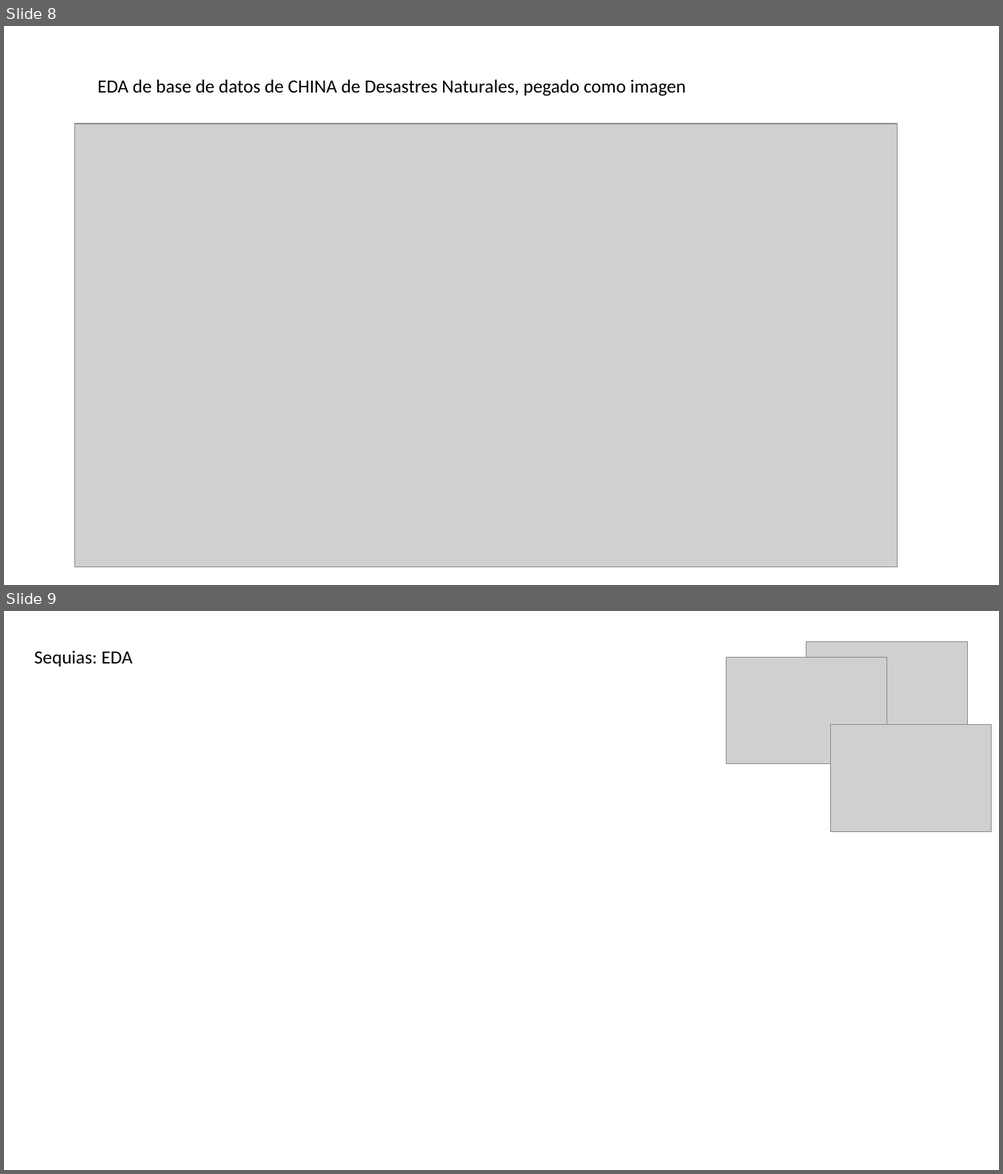
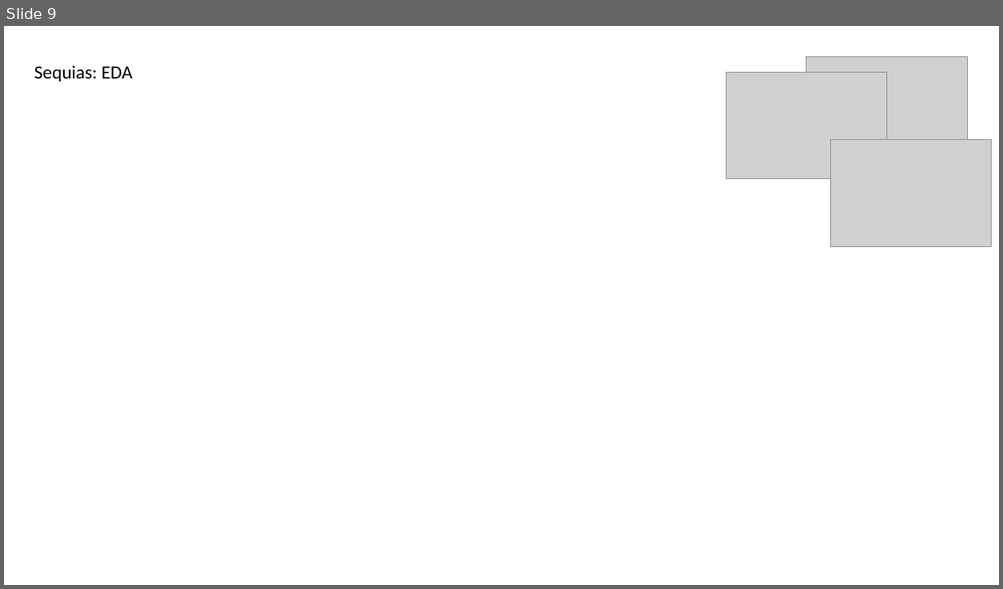
Before and after one commit to AleDataAnalyst/grupo2_desastresnaturales, a slide deck: Presentacion/0 PPT Presentación/PPT Desastres Naturales, Impacto H y E, Estructura v7.pptx. Shown one above the other, each under a label of ours: slides 8 and 9 before the commit, slide 9 after it. The pictures are 1003x1174 and 1003x589 pixels, drawn with LibreOffice and Linux fonts; fonts in the diff are those of the drawing; grey boxes stand for pictures; background and template pictures are left out. Boxes give left, top, right and bottom in pixels: in the first picture for what was removed or moved away, otherwise in the second. Text is boxed around its words. In the diff, an @@ line names an element or a change of style, - is before the commit and + after.

```diff
--- a/Presentacion/0 PPT Presentación/PPT Desastres Naturales, Impacto H y E, Estructura v7.pptx
+++ b/Presentacion/0 PPT Presentación/PPT Desastres Naturales, Impacto H y E, Estructura v7.pptx
@@ slide 8 removed at [4,26,999,585], background #FFFFFF @@
@@ text removed at [97,79,686,96] @@
-EDA de base de datos de CHINA de Desastres Naturales, pegado como imagen
@@ picture removed at [74,124,896,568] @@
```
Also in this commit, not shown: 2 slides added.
